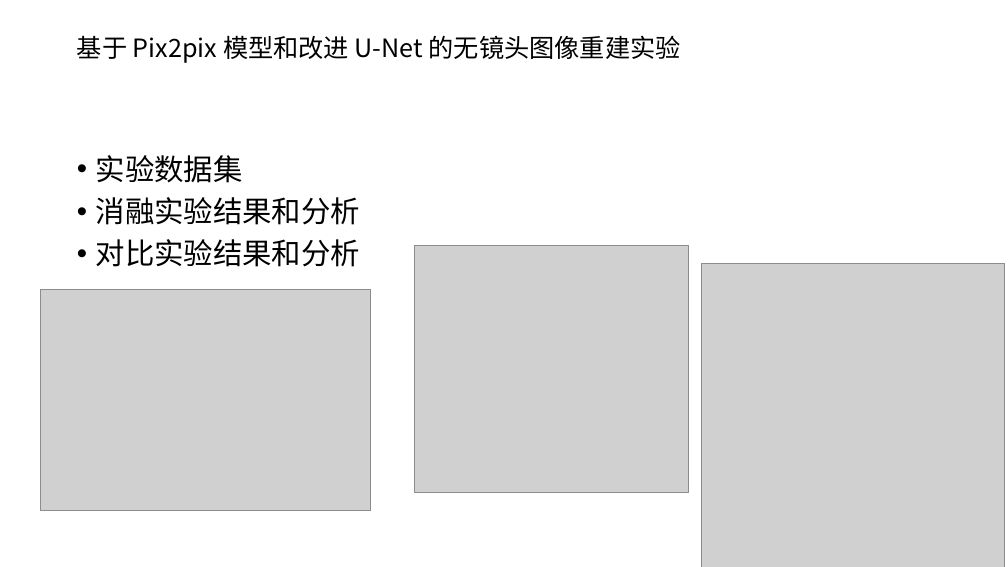
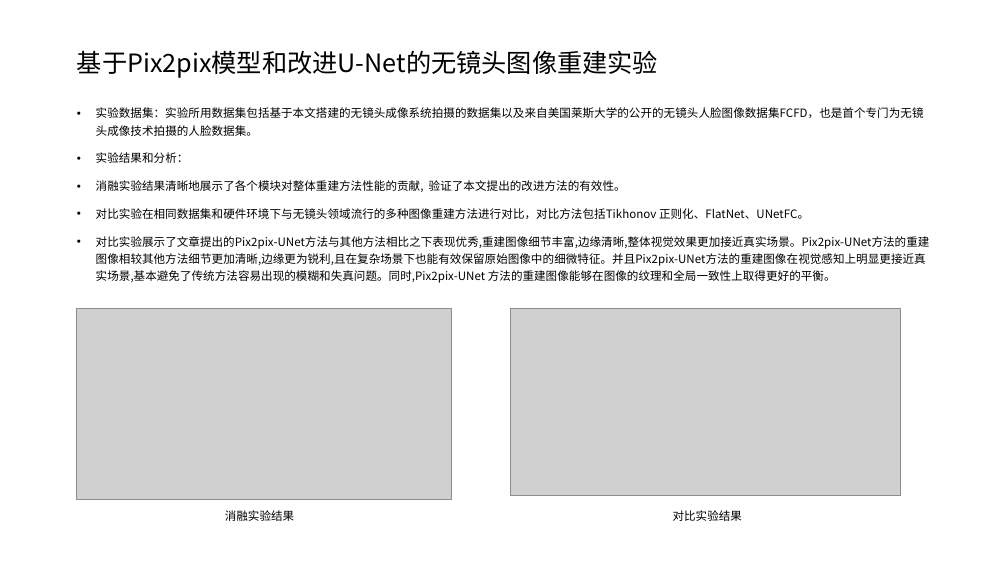
Before and after one commit to saltyfish-orz/group_meeting, a slide deck: slide 7 of 2025.12.22/2025.12.22.pptx (slide 6 before the commit). Drawn at 1008x567 pixels with LibreOffice and Linux fonts; fonts in the diff are those of the drawing; grey boxes stand for pictures. Boxes give left, top, right and bottom in pixels: in the first picture for what was removed or moved away, otherwise in the second. Text is boxed around its words. In the diff, an @@ line names an element or a change of style, - is before the commit and + after.

```diff
--- a/2025.12.22/2025.12.22.pptx
+++ b/2025.12.22/2025.12.22.pptx
@@ title at bbox=[77, 50, 658, 78]: spaces changed @@
-基于 Pix2pix 模型和改进 U-Net 的无镜头图像重建实验
+基于Pix2pix模型和改进U-Net的无镜头图像重建实验
@@ text at bbox=[96, 107, 930, 283]: text changed; size 28 to 11 pt @@
-• 实验数据集
-• 消融实验结果和分析
-• 对比实验结果和分析
+• 实验数据集：实验所用数据集包括基于本文搭建的无镜头成像系统拍摄的数据集以及来自美国莱斯大学的公开的无镜头人脸图像数据集FCFD，也是首个专门为无镜头成像技术拍摄的人脸数据集。
+• 实验结果和分析：
+• 消融实验结果清晰地展示了各个模块对整体重建方法性能的贡献, 验证了本文提出的改进方法的有效性。
+• 对比实验在相同数据集和硬件环境下与无镜头领域流行的多种图像重建方法进行对比，对比方法包括Tikhonov 正则化、FlatNet、UNetFC。
+• 对比实验展示了文章提出的Pix2pix-UNet方法与其他方法相比之下表现优秀,重建图像细节丰富,边缘清晰,整体视觉效果更加接近真实场景。Pix2pix-UNet方法的重建图像相较其他方法细节更加清晰,边缘更为锐利,且在复杂场景下也能有效保留原始图像中的细微特征。并且Pix2pix-UNet方法的重建图像在视觉感知上明显更接近真实场景,基本避免了传统方法容易出现的模糊和失真问题。同时,Pix2pix-UNet 方法的重建图像能够在图像的纹理和全局一致性上取得更好的平衡。
@@ picture removed at bbox=[414, 246, 689, 492] @@
@@ picture removed at bbox=[702, 263, 1005, 567] @@
@@ picture: place and size @@
-picture at bbox=[41, 290, 371, 510]
+picture at bbox=[76, 309, 451, 501]
@@ picture added at bbox=[510, 309, 901, 496] @@
@@ text added at bbox=[225, 510, 294, 521], 11 pt, text #000000 @@
+消融实验结果
@@ text added at bbox=[673, 510, 742, 521], 11 pt, text #000000 @@
+对比实验结果
```
Also in this commit, not shown: 5 other slides changed, 8 slides added, 4 slides removed.
